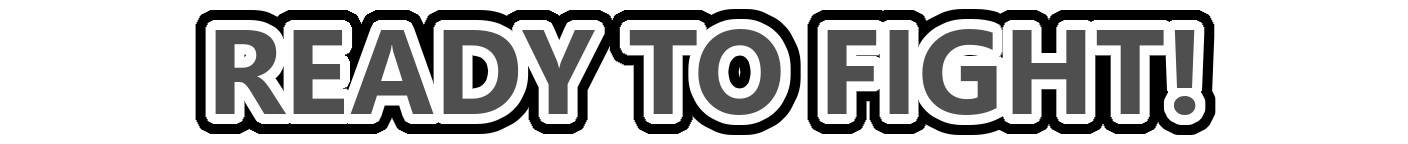
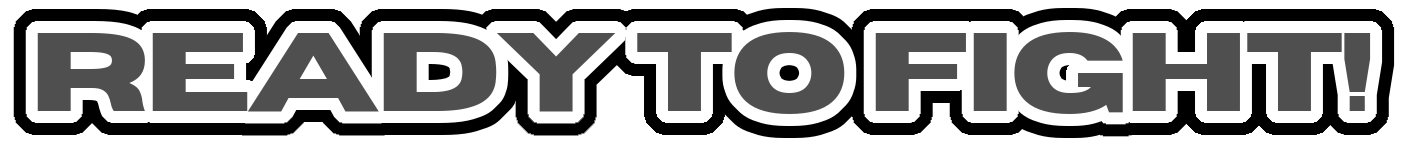
Before/after of a w=1408, h=144 layered artwork. What changed in the layer stack:
painted on "READY TO FIGHT!" over left=37, top=29, right=1371, bottom=115
painted on "White Outline #2" over left=25, top=19, right=1383, bottom=126
painted on "Black Outline #1" over left=13, top=8, right=1395, bottom=138
